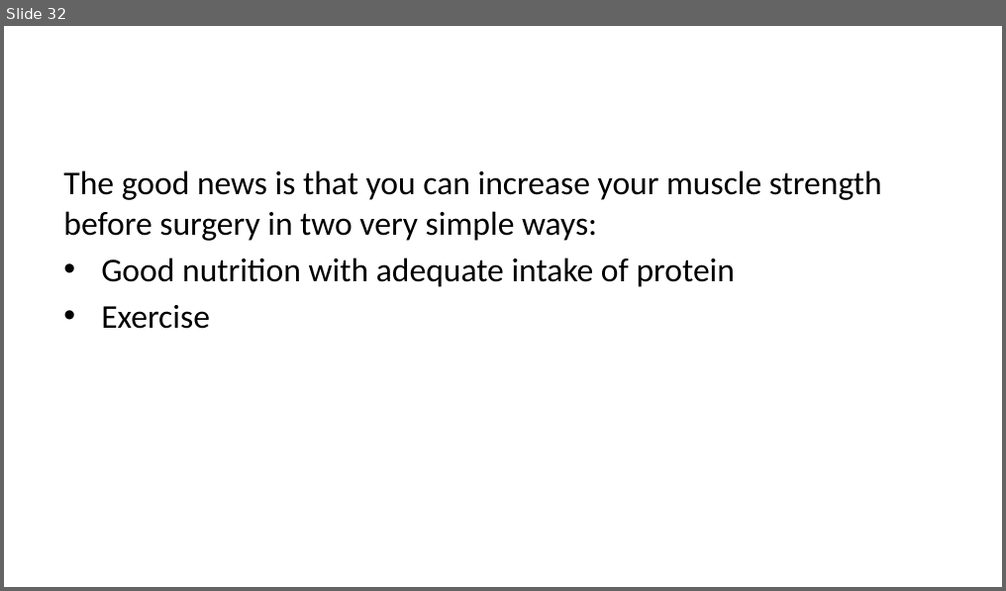
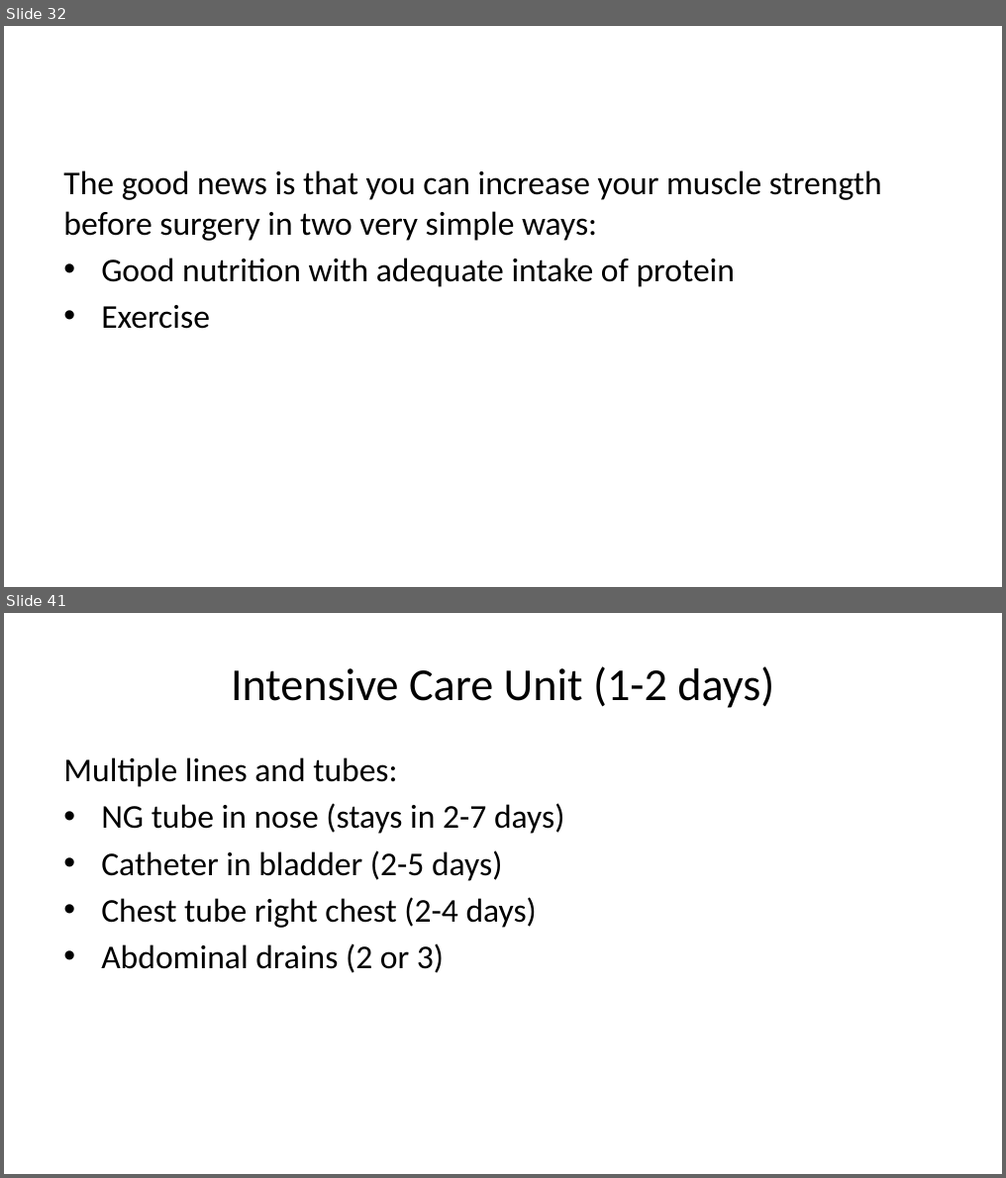
Before and after one commit to jcsalo/patient_education, a slide deck: lci_surgery.pptx. Shown one above the other, each under a label of ours: slide 32 before the commit, slides 32 and 41 after it; the slides between them are not shown. The pictures are 1006x591 and 1006x1178 pixels, drawn with LibreOffice and Linux fonts; fonts in the diff are those of the drawing. Boxes give left, top, right and bottom in pixels: in the first picture for what was removed or moved away, otherwise in the second. Text is boxed around its words. In the diff, an @@ line names an element or a change of style, - is before the commit and + after.

```diff
--- a/lci_surgery.pptx
+++ b/lci_surgery.pptx
@@ slide 41 added at [4,613,1002,1174], background #FFFFFF @@
@@ title added at [231,666,774,708], 33 pt, text #000000 @@
+Intensive Care Unit (1-2 days)
@@ text added at [63,758,564,973], 24 pt, text #000000 @@
+Multiple lines and tubes:
+• NG tube in nose (stays in 2-7 days)
+• Catheter in bladder (2-5 days)
+• Chest tube right chest (2-4 days)
+• Abdominal drains (2 or 3)
```
Also in this commit, not shown: 1 slide changed, 9 other slides added, 3 slides removed, 34 other files.
